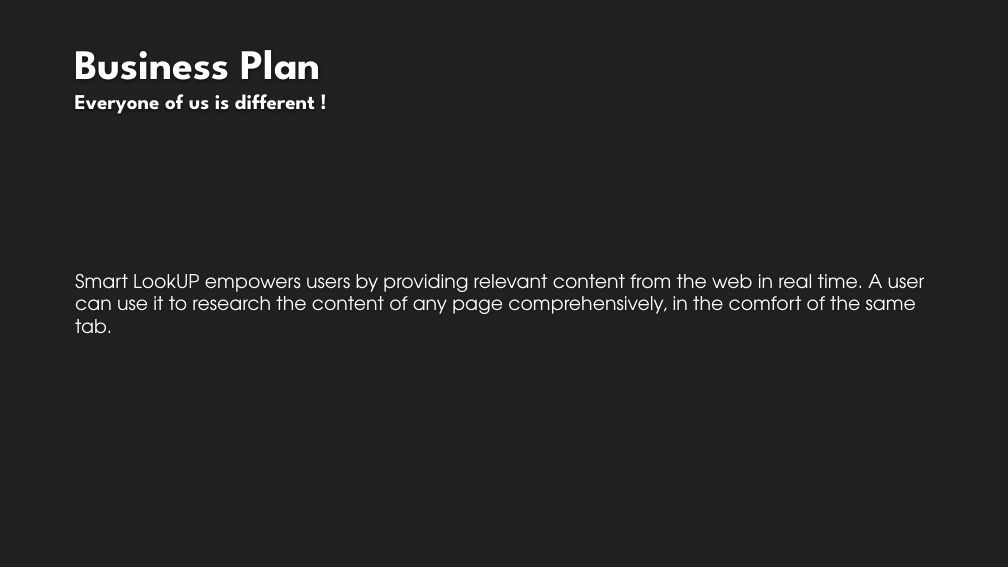
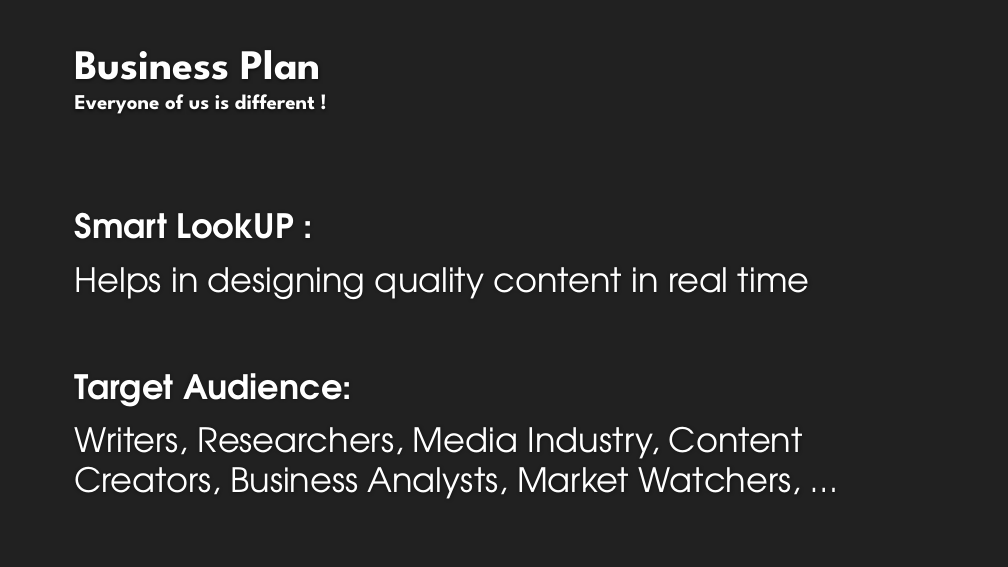
Before and after one commit to Pranshu258/SmartLookup, a slide deck: slide 7 of Documents/Smart LookUP.pptx. Drawn at 1008x567 pixels with LibreOffice and Linux fonts; fonts in the diff are those of the drawing; background and template pictures are left out. Boxes give left, top, right and bottom in pixels: in the first picture for what was removed or moved away, otherwise in the second. Text is boxed around its words. In the diff, an @@ line names an element or a change of style, - is before the commit and + after.

```diff
--- a/Documents/Smart LookUP.pptx
+++ b/Documents/Smart LookUP.pptx
@@ text at (75,212,809,499): text changed; size 18 to 32 pt @@
-Smart LookUP empowers users by providing relevant content from the web in real time. A user can use it to research the content of any page comprehensively, in the comfort of the same tab.
+Smart LookUP :
+Helps in designing quality content in real time
+Target Audience:
+Writers, Researchers, Media Industry, Content Creators, Business Analysts, Market Watchers, …
```
Also in this commit, not shown: 7 other slides changed, 1 slide added, 1 slide removed, 1 other file.
